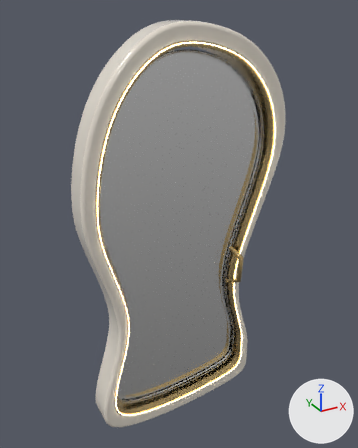
Before and after pictures for a commit that changed the glTF model public/models/doors/melt.glb.
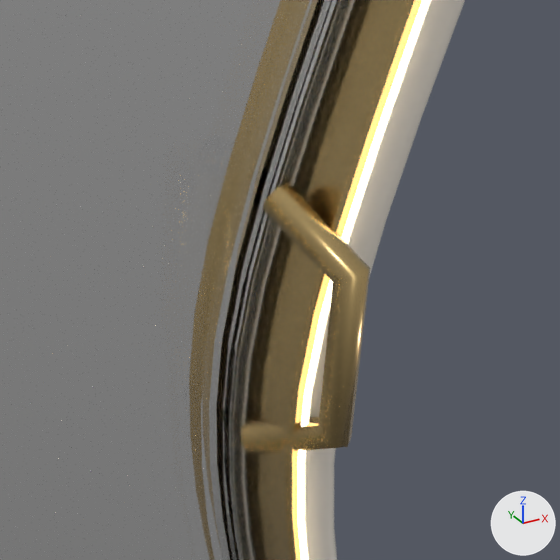
Old and new are each drawn whole from a 50 mm camera at (-1.78, -3.267, 3.527) aimed at (0.042, 0.048, 1.87) and again close up on the part from 54% to 75% of the width and 49% to 67% of the height. The lights are fixed; the arrows at lower right show +X, +Y and +Z. The first two pictures are the older version. Where no turn or scale is listed for an object, it has been applied to the vertices.

Objects in the first close-up: 'Fixed_ChampagneReveal', 'Fixed_GlassFrame', 'Fixed_InnerLight_Front', 'Moving_GlassLeaf', 'Moving_PolishedEdge', 'Moving_Pull'.
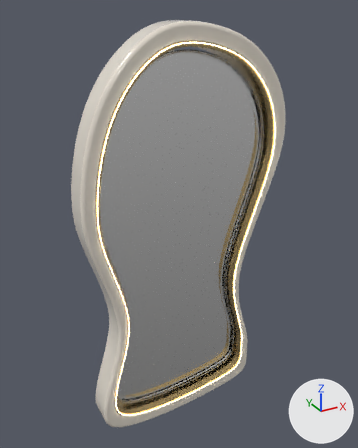
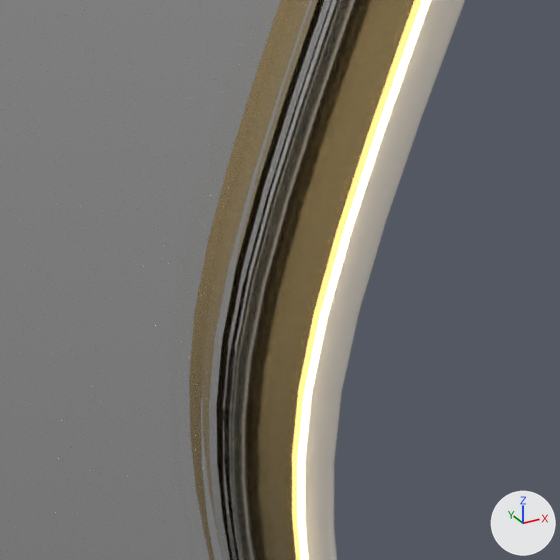
Where the change shows, as pixel boxes (x1, y1, x2, y2) in the close-ups (560 x 560 px):
'Moving_Pull', deleted (beige): before (241, 183, 370, 454)

Diff of the bpy script that builds the scene:
```diff
--- a/public/models/doors/melt.glb.py
+++ b/public/models/doors/melt.glb.py
@@ ob_moving_pull @@
-ob_moving_pull = bpy.data.objects.new('Moving_Pull', me_moving_pull)
-ob_moving_pull.location = (0.0, 0.0, 0.0)
```
